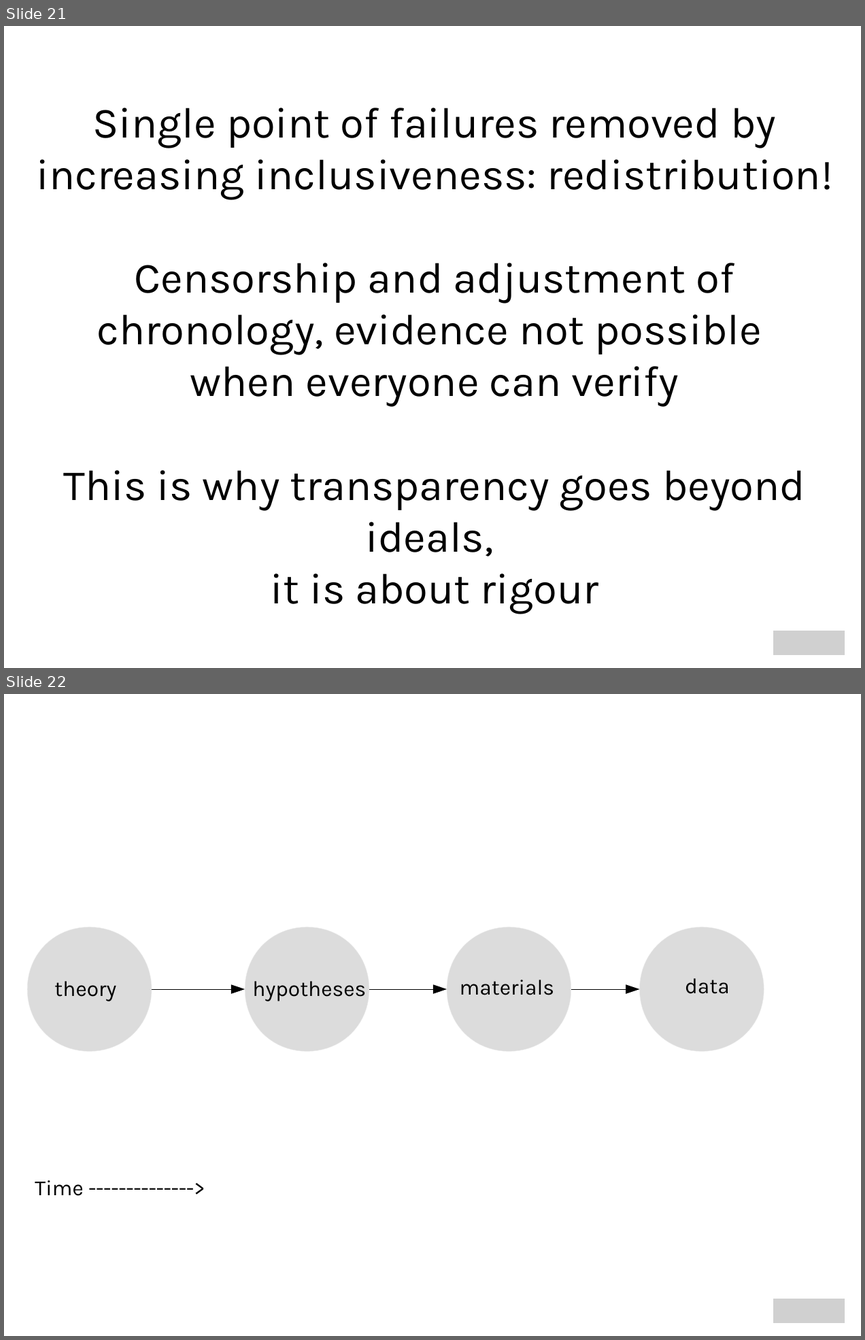
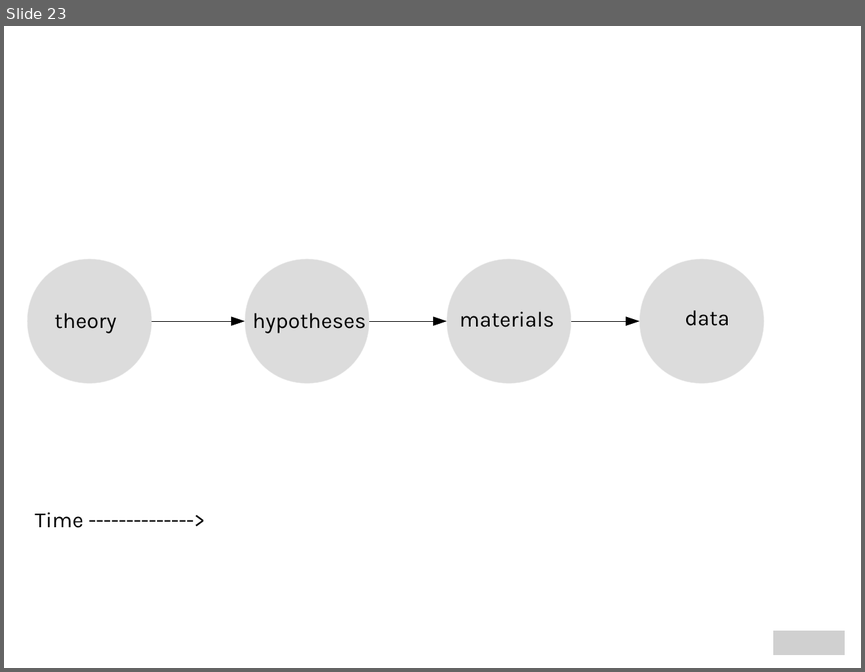
Before and after one commit to mzelst/talks, a slide deck: 2017/20171101 tu_chemnitz/20171101 tu_chemnitz.odp. Shown one above the other, each under a label of ours: slides 21 and 22 before the commit, slide 23 after it. The pictures are 865x1340 and 865x672 pixels, drawn with LibreOffice and Linux fonts; fonts in the diff are those of the drawing; grey boxes stand for pictures. Boxes give left, top, right and bottom in pixels: in the first picture for what was removed or moved away, otherwise in the second. Text is boxed around its words. In the diff, an @@ line names an element or a change of style, - is before the commit and + after.

```diff
--- a/2017/20171101 tu_chemnitz/20171101 tu_chemnitz.odp
+++ b/2017/20171101 tu_chemnitz/20171101 tu_chemnitz.odp
@@ slide 21 removed at bbox=[4, 26, 861, 668], background #FFFFFF @@
@@ title removed at bbox=[36, 108, 832, 614] @@
-Single point of failures removed by increasing inclusiveness: redistribution!
-Censorship and adjustment of chronology, evidence not possible
-when everyone can verify
-This is why transparency goes beyond ideals,
-it is about rigour
@@ picture removed at bbox=[773, 631, 844, 655] @@
@@ what was slide 22 is now slide 23 @@
```
Also in this commit, not shown: 5 slides changed, 4 slides added, 1 other file.
